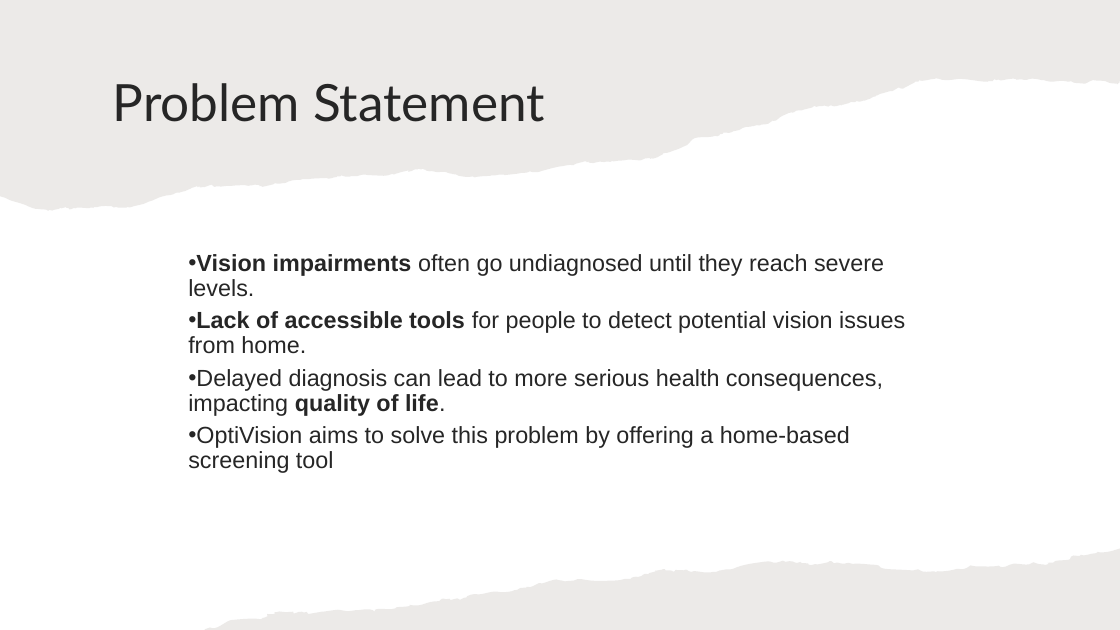
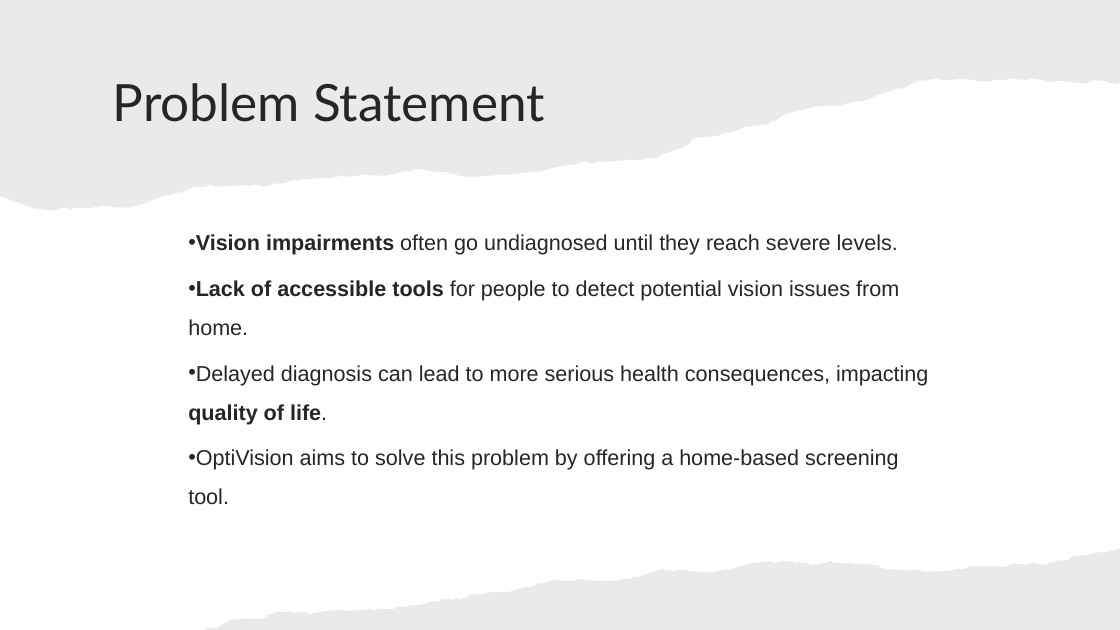
Before and after one commit to TameerAmer/Capstone-Project, a slide deck: slide 3 of OptiVision.pptx. Drawn at 1120x630 pixels with LibreOffice and Linux fonts; fonts in the diff are those of the drawing. Boxes give left, top, right and bottom in pixels: in the first picture for what was removed or moved away, otherwise in the second. Text is boxed around its words. In the diff, an @@ line names an element or a change of style, - is before the commit and + after.

```diff
--- a/OptiVision.pptx
+++ b/OptiVision.pptx
@@ text at (188,234,928,424): size 20 to 18.5 pt in "Vision impairments often go undiagnosed until they ...", "Lack of accessible tools for people to ...", "Delayed diagnosis can lead to more serious ..."; line spacing 0.9 to 1.5 @@
@@ text at (188,449,899,505): text changed; size 20 to 18.5 pt @@
-• OptiVision aims to solve this problem by offering a home-based screening tool
+• OptiVision aims to solve this problem by offering a home-based screening tool.
```
Also in this commit, not shown: 6 other slides changed, 2 slides added.
